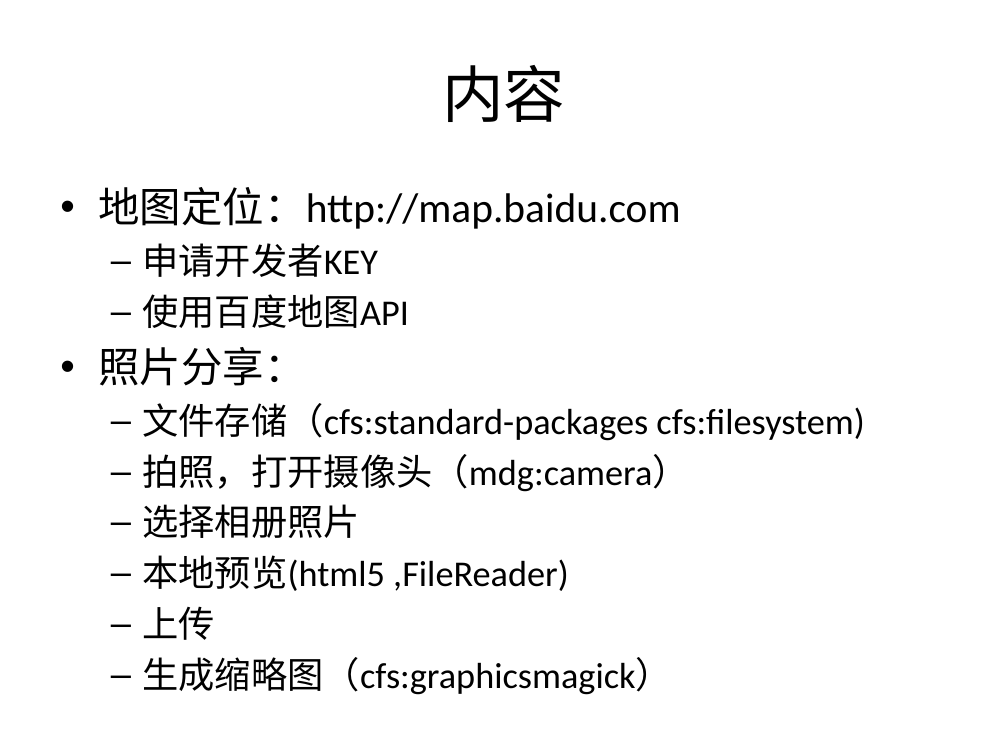
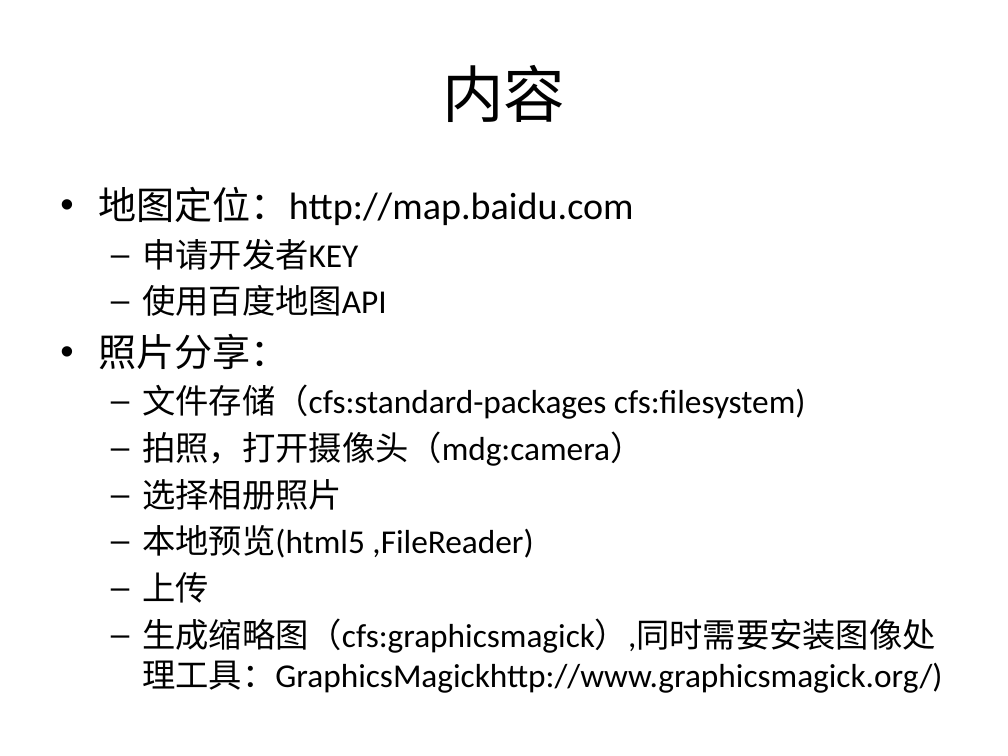
Before and after one commit to zhongboqing/maodoushare, a slide deck: slide 2 of 毛豆网分享.pptx. Drawn at 1008x756 pixels with LibreOffice and Linux fonts; fonts in the diff are those of the drawing. Boxes give left, top, right and bottom in pixels: in the first picture for what was removed or moved away, otherwise in the second. Text is boxed around its words. In the diff, an @@ line names an element or a change of style, - is before the commit and + after.

Commit message:
增加说明：生成缩略图，需要安装 GraphicsMagick

```diff
--- a/毛豆网分享.pptx
+++ b/毛豆网分享.pptx
@@ text at <box>98,187,805,603</box>: size 29.6 to 27.2 pt in "地图定位：http://map.baidu.com", "照片分享："; size 25.9 to 23.8 pt in "申请开发者KEY", "使用百度地图API", "文件存储（cfs:standard-packages cfs:filesystem)", "拍照，打开摄像头（mdg:camera）" and 3 more places @@
@@ text at <box>142,618,942,693</box>: text changed; size 25.9 to 23.8 pt @@
-  – 生成缩略图（cfs:graphicsmagick）
+  – 生成缩略图（cfs:graphicsmagick）,同时需要安装图像处理工具：GraphicsMagickhttp://www.graphicsmagick.org/)
```
